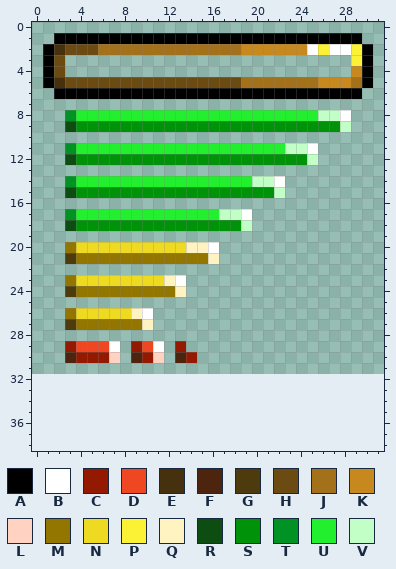
File history of a pixel-art file, assets/Aseprite_Files/HP BAR.aseprite. That is the earlier state.
32x32 pixels, 1 frame. The old version is drawn lined up with the new one, on the new canvas.
Palette (. is transparent): A #000000  B #ffffff  C #931a00  D #ef4722  E #45310e  F #4d250e  G #4d3b0e  H #6c4b13  J #a4711b  K #c7881e  L #ffd2c2  M #937600  N #efda22  P #fbf236  Q #fff3c2  R #0e4d12  S #009309  T #009323  U #22ef2e  V #c2ffc6
Pixels before, first column x 1:
 1 .AAAAAAAAAAAAAAAAAAAAAAAAAAAA.
 2 AEHHHJJJJJJJJJJJJJKKKKKKBPBBPA
 3 AH..........................PA
 4 AH..........................KA
 5 AEHHHHHHHHHHHHHHHHJJJJJJJKKKJA
 6 .AAAAAAAAAAAAAAAAAAAAAAAAAAAA.
 7 ..............................
 8 ..TUUUUUUUUUUUUUUUUUUUUUUVVB..
 9 ..RSSSSSSSSSSSSSSSSSSSSSSSSV..
10 ..............................
11 ..TUUUUUUUUUUUUUUUUUUUVVB.....
12 ..RSSSSSSSSSSSSSSSSSSSSSV.....
13 ..............................
14 ..TUUUUUUUUUUUUUUUUVVB........
15 ..RSSSSSSSSSSSSSSSSSSV........
16 ..............................
17 ..TUUUUUUUUUUUUUVVB...........
18 ..RSSSSSSSSSSSSSSSV...........
19 ..............................
20 ..MNNNNNNNNNNQQB..............
21 ..GMMMMMMMMMMMMQ..............
22 ..............................
23 ..MNNNNNNNNQB.................
24 ..GMMMMMMMMMQ.................
25 ..............................
26 ..MNNNNNQB....................
27 ..GMMMMMMQ....................
28 ..............................
29 ..CDDDB.CDB.C.................
30 ..FCCCL.FCL.FC................
After the commit:
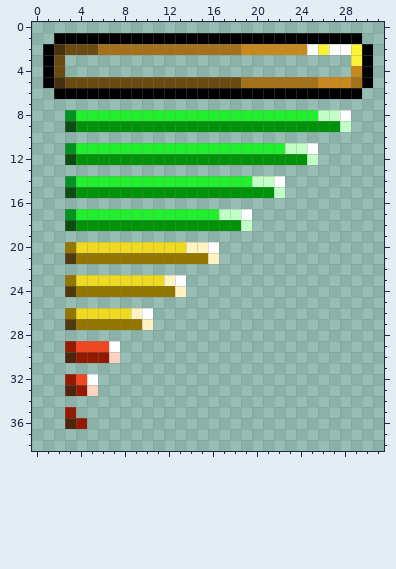
Message: Reorganizando sprite da barra de HP
From old to new:
canvas 32x32 -> 32x39
y 29: x 9..11 CDB -> ...; x 13 C -> .
y 30: x 9..11 FCL -> ...; x 13..14 FC -> ..
y 32: x 3..5 ... -> CDB
y 33: x 3..5 ... -> FCL
y 35: x 3 . -> C
y 36: x 3..4 .. -> FC
